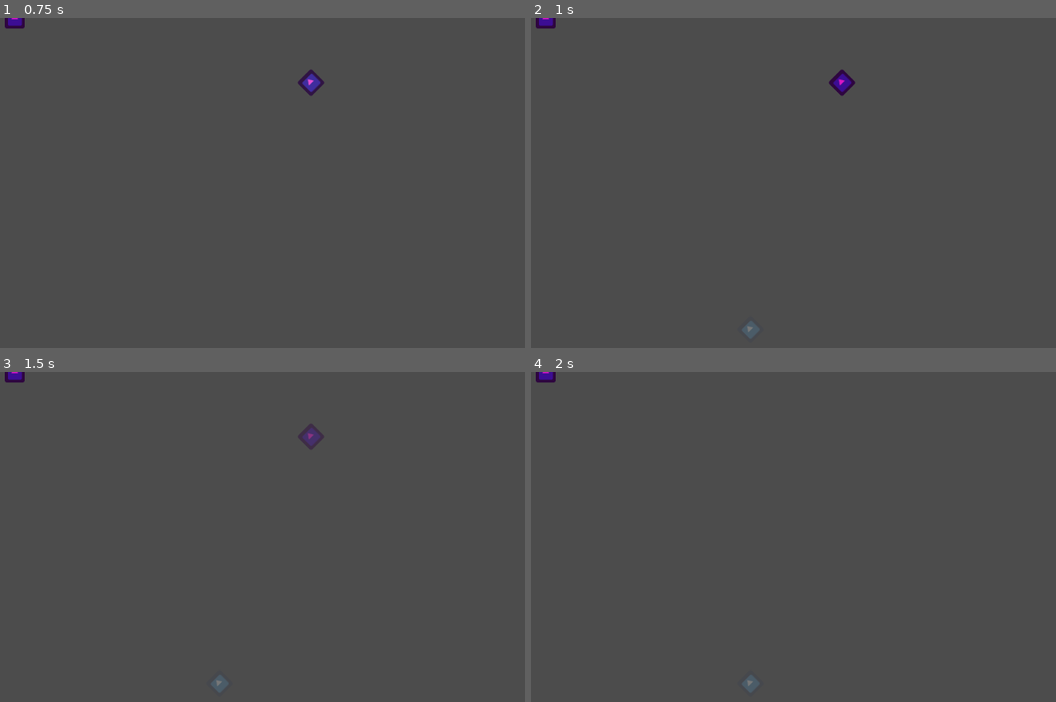
Above: before the commit, frames 1-4 (two rows, left to right).
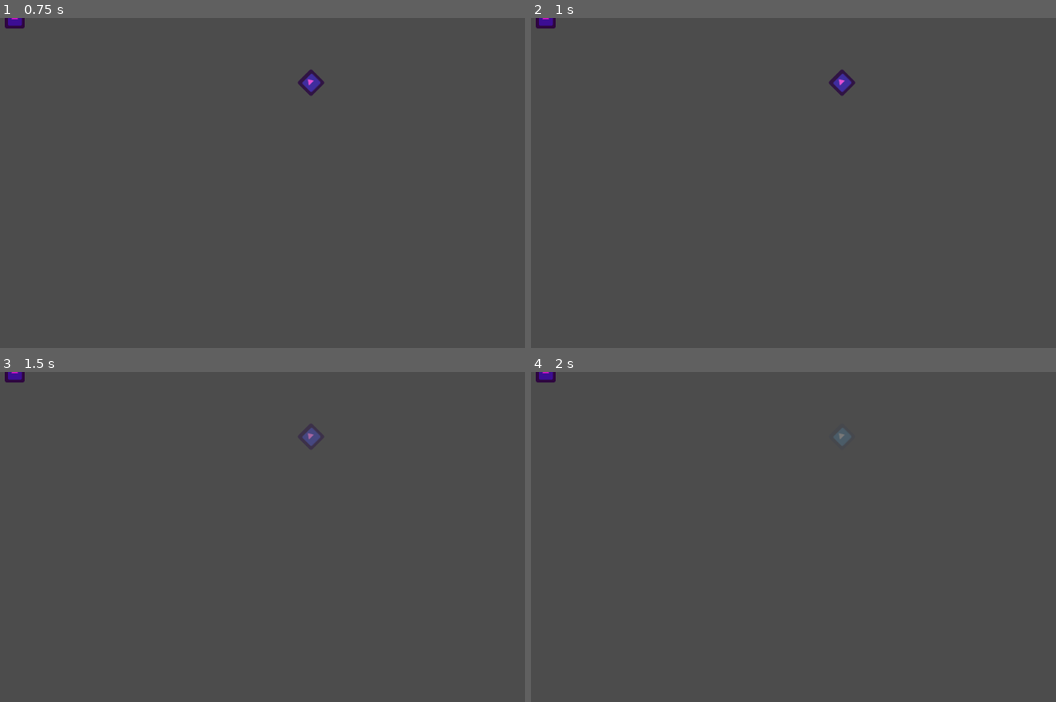
Above: after the commit, the same moments.

Repository: malachi2237/Cyber-Invader
Game: Godot game, scene res://Enemies/EnemyTestZone.tscn
Two runs of this game, one before a commit and one after it. Both use one fixed random seed, a clock stepped at 60 frames per second and the inputs below. This scene is started directly instead of the project's main scene. The engine's default icon, where the game draws it, is replaced by a stand-in: a white triangle on a blue panel in a dark square.
Inputs:
- Up to frame 1 (0.75 s): tap Enter at 0.5 s; hold D (player_move_right) from 0.53 s (still down); hold Space (player_shoot) from 0.53 s (still down)
- Up to frame 2 (1 s): keep holding D (player_move_right); keep holding Space (player_shoot)
- Up to frame 3 (1.5 s): release D (player_move_right) at 1.28 s; release Space (player_shoot) at 1.28 s; hold S (player_move_down) from 1.28 s (still down); tap Space (player_shoot) at 1.35 s
- Up to frame 4 (2 s): keep holding S (player_move_down)

Frame 1 is identical in both runs. In frame 2, 0.2% of the frame differs, in the area x 40-62%, y 16-98%; in frame 3, 0.1%; in frame 4, 0.2%.

Commit message:
Fixed buggy shadowclone

Diff:
--- a/Enemies/Glitchy.gd
+++ b/Enemies/Glitchy.gd
@@ -24,17 +24,18 @@
 func warpIn() -> void:
 	self.position = newSpot
 	warpAnim.play("GlitchyFadeIn")
+	shadowClone.visible = false
 
 func chooseSpot() -> void:
 	#choose random spot
 	newSpot = Vector2(
 		rng.randf_range(0, screenSize.x),
 		rng.randf_range(0, screenSize.y))
+	shadowClone.visible = true
 	shadowClone.global_position = newSpot
 
 func warpOut() -> void:
 	warpAnim.play("GlitchyFadeOut")
-	chooseSpot()
 
 func makeShot() -> void:
 	pass
@@ -46,13 +47,14 @@
 
 
 func _on_WarpTimer_timeout() -> void:
-	if not warping and not warpAnim.is_playing():
+	if not warping:
 		warpOut()
-	elif warping and not warpAnim.is_playing():
+	elif warping:
 		warpIn()
 
-func _on_AnimationPlayer_animation_finished(anim_name: String) -> void:
+func _on_AnimationPlayer_animation_finished(_anim_name: String) -> void:
 	if not warping:
+		chooseSpot()
 		warping = true
 	elif warping:
 		makeShot()
